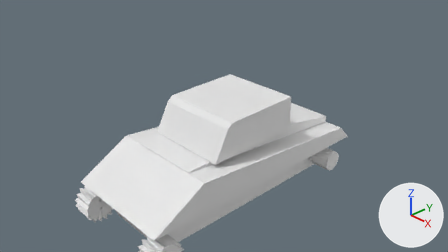
The Blender file MA4/m4a.blend, before and after one commit.
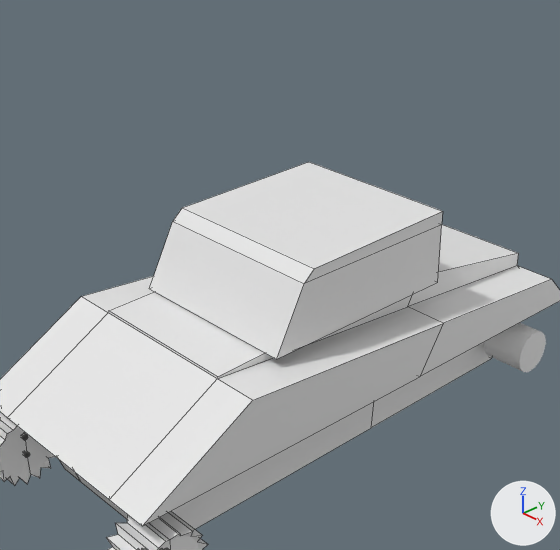
Each version appears first from the file's camera 'Camera', and next in a close-up on the part from 20% to 77% of the width and 0% to 100% of the height. Arrows for +X, +Y and +Z are at lower right; the lights stay in place. The close-ups show mesh edges as thin lines.

Names of what the first close-up shows: 'Cube', 'body', 'frontLeftWheel', 'frontLeftWheel.001', 'leftBackRoller'.
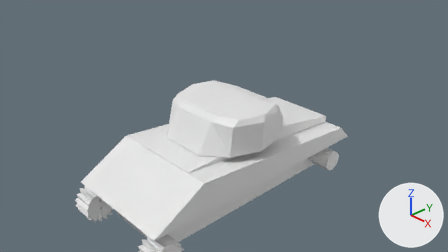
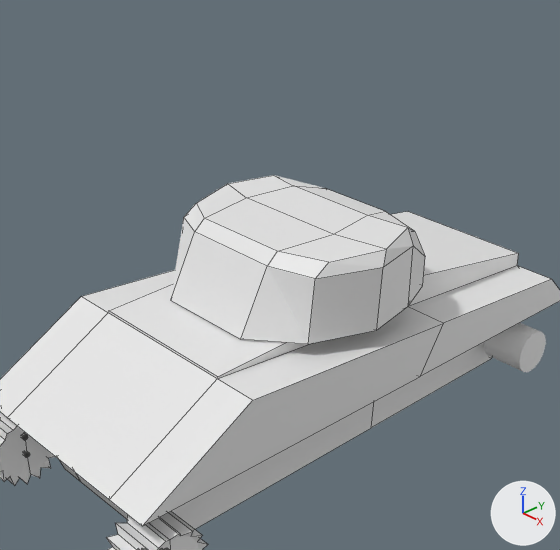
Changed parts and their boxes (x1, y1, x2, y2) in the close-ups (560 x 550 px):
'Cube', reshaped (14% narrower, 14% shorter)
    before: (149, 162, 443, 359)
    after: (171, 175, 425, 344)

Patch to the scene script:
```diff
--- a/MA4/m4a.blend.py
+++ b/MA4/m4a.blend.py
@@ me_cube_002 @@
 # used by ob_cube; location = (0.07, 0.36, 1.16)
-me_cube_002.from_pydata(...)  # 12 vertices, 10 faces; spans x -1.0..1.0, y -1.07..1.27, z -1.0..-0.17
+me_cube_002.from_pydata(...)  # 54 vertices, 52 faces; spans x -1.25..1.27, y -1.07..1.27, z -1.3..-0.19
+# me_cube_002 part 1: the whole mesh is rebuilt
```
